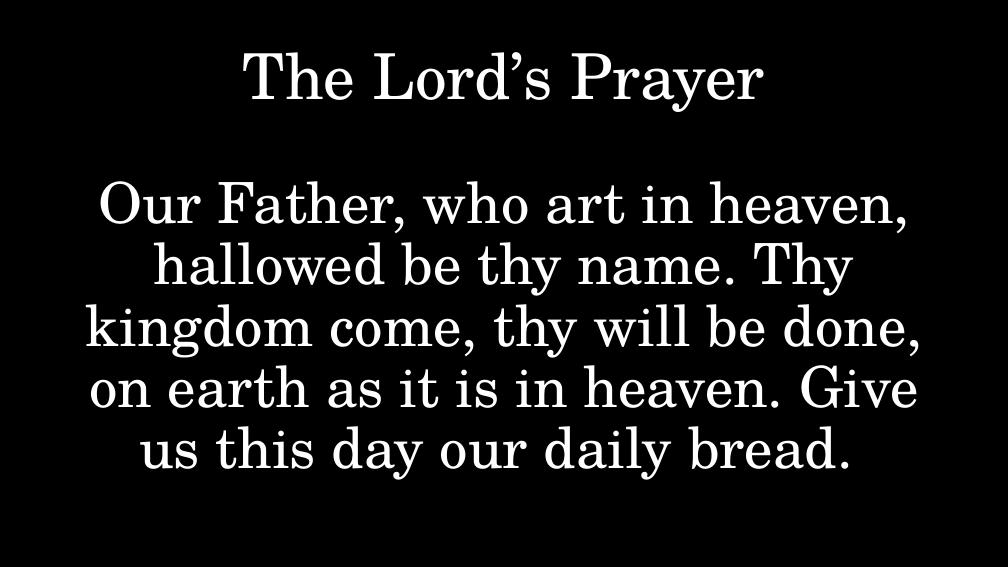
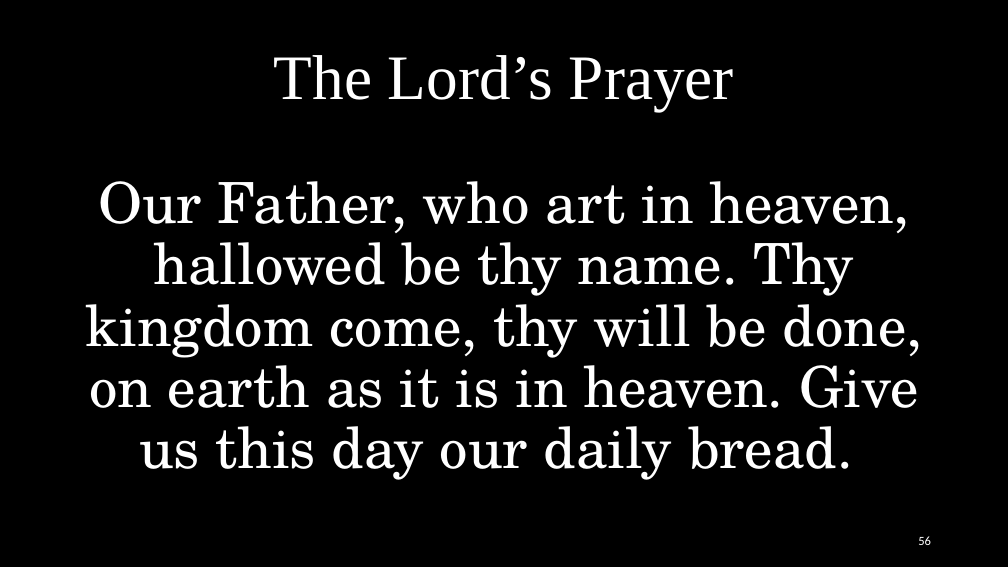
Before and after one commit to AustinoBlack/FUMC_ECOG, a slide deck: slide 56 of src/assets/test_slides.pptx. Drawn at 1008x567 pixels with LibreOffice and Linux fonts; fonts in the diff are those of the drawing. Boxes give left, top, right and bottom in pixels: in the first picture for what was removed or moved away, otherwise in the second. Text is boxed around its words. In the diff, an @@ line names an element or a change of style, - is before the commit and + after.

Commit message:
organized and improved text extraction format and practiced slide creation

```diff
--- a/src/assets/test_slides.pptx
+++ b/src/assets/test_slides.pptx
@@ title "The Lord’s Prayer Our Father, ..." at bbox=[86, 55, 922, 480]: font TeX Gyre Schola to Times New Roman in "The Lord’s Prayer" @@
@@ page number added at bbox=[918, 536, 931, 545], 12 pt, text #FFFFFF @@
+56
```
Also in this commit, not shown: 65 other slides changed, 41 slides removed, 5 other files.
